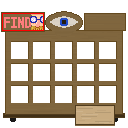
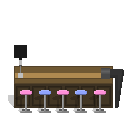
The second 128 × 128 image is a revision of the first. Changes to its layers:
removed layer "Layer 7" over (30, 14, 43, 30)
added layer "Layer 14" above "Layer 13" over (20, 90, 106, 113)
added layer "Layer 9" above "Layer 11" over (101, 68, 124, 108)
added layer "Layer 11" above "Layer 10" over (14, 45, 27, 78)
added layer "Layer 10" above "Layer 15" over (15, 73, 105, 79)
added layer "Layer 15" (20%) above "Layer 8" over (15, 95, 100, 112)
painted on "Layer 8" over (8, 14, 125, 108)
removed layer "Layer 5" over (1, 12, 45, 32)
removed layer "Layer 3" over (2, 11, 126, 126)
removed layer "Layer 4" over (10, 116, 118, 122)
